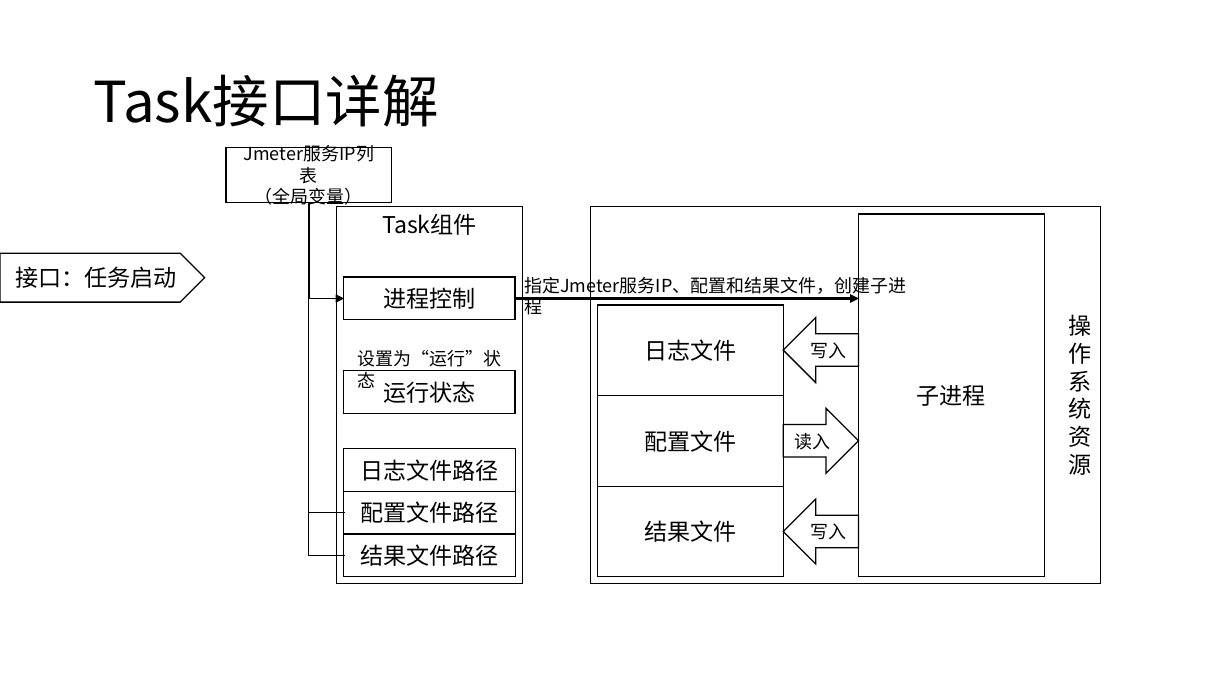
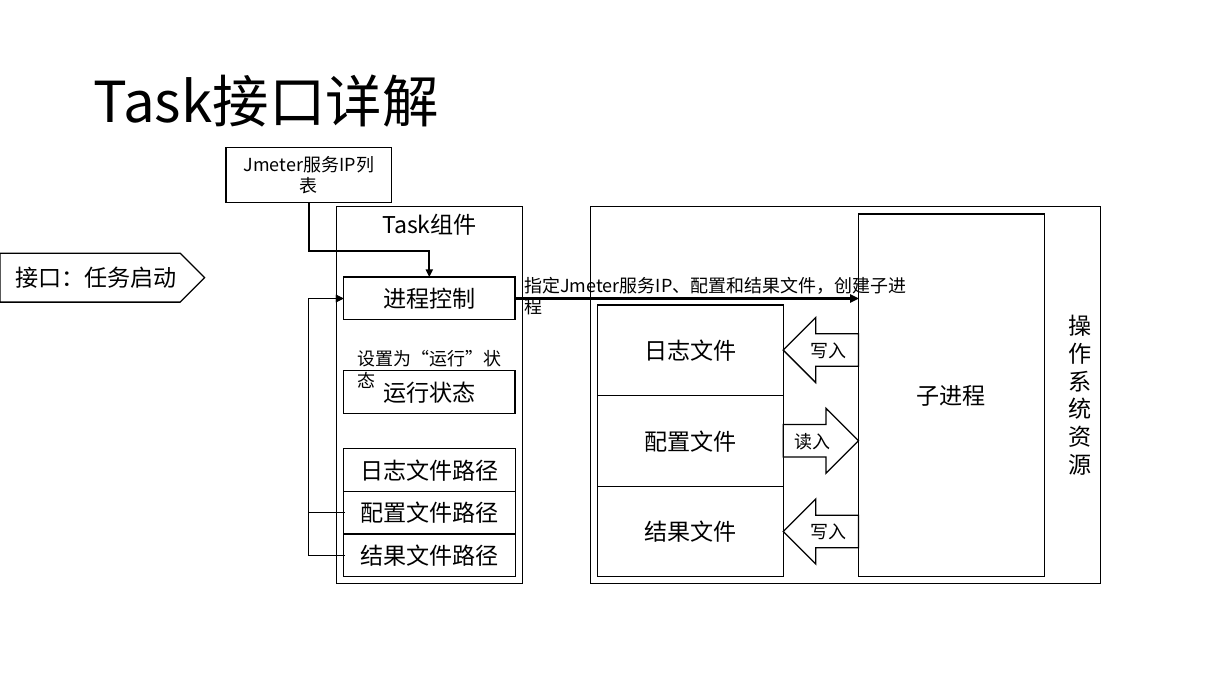
Before and after one commit to WuXiSTC/PressureMeter, a slide deck: slide 15 of 设计图.pptx. Drawn at 1232x693 pixels with LibreOffice and Linux fonts; fonts in the diff are those of the drawing. Boxes give left, top, right and bottom in pixels: in the first picture for what was removed or moved away, otherwise in the second. Text is boxed around its words. In the diff, an @@ line names an element or a change of style, - is before the commit and + after.

```diff
--- a/设计图.pptx
+++ b/设计图.pptx
@@ text in rectangle at bbox=[255, 187, 363, 209]: paragraph removed @@
-（全局变量）
@@ elbow arrow moved from (309, 202) - (344, 299) to (309, 202) - (430, 277) @@
```
Also in this commit, not shown: 2 other slides changed, 1 other file.
